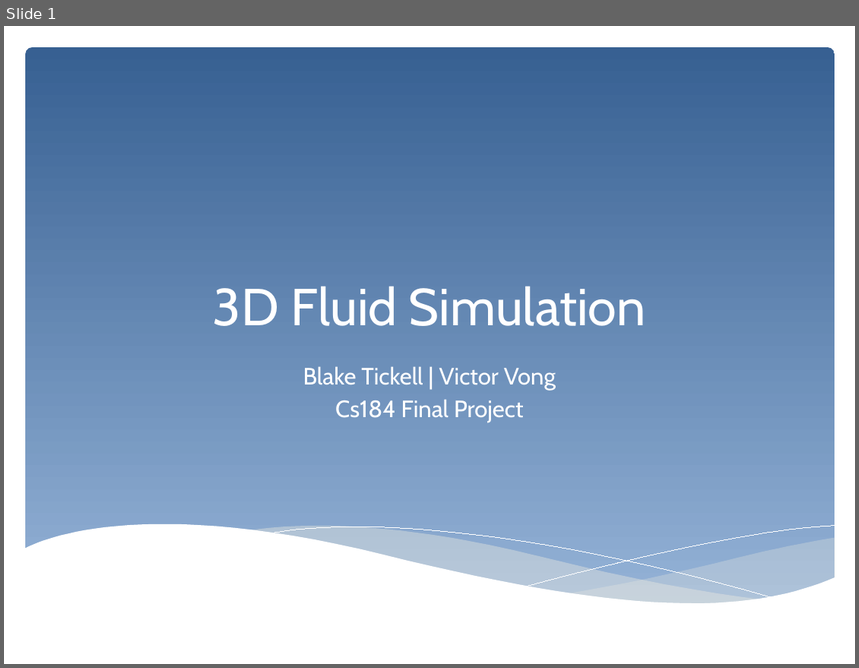
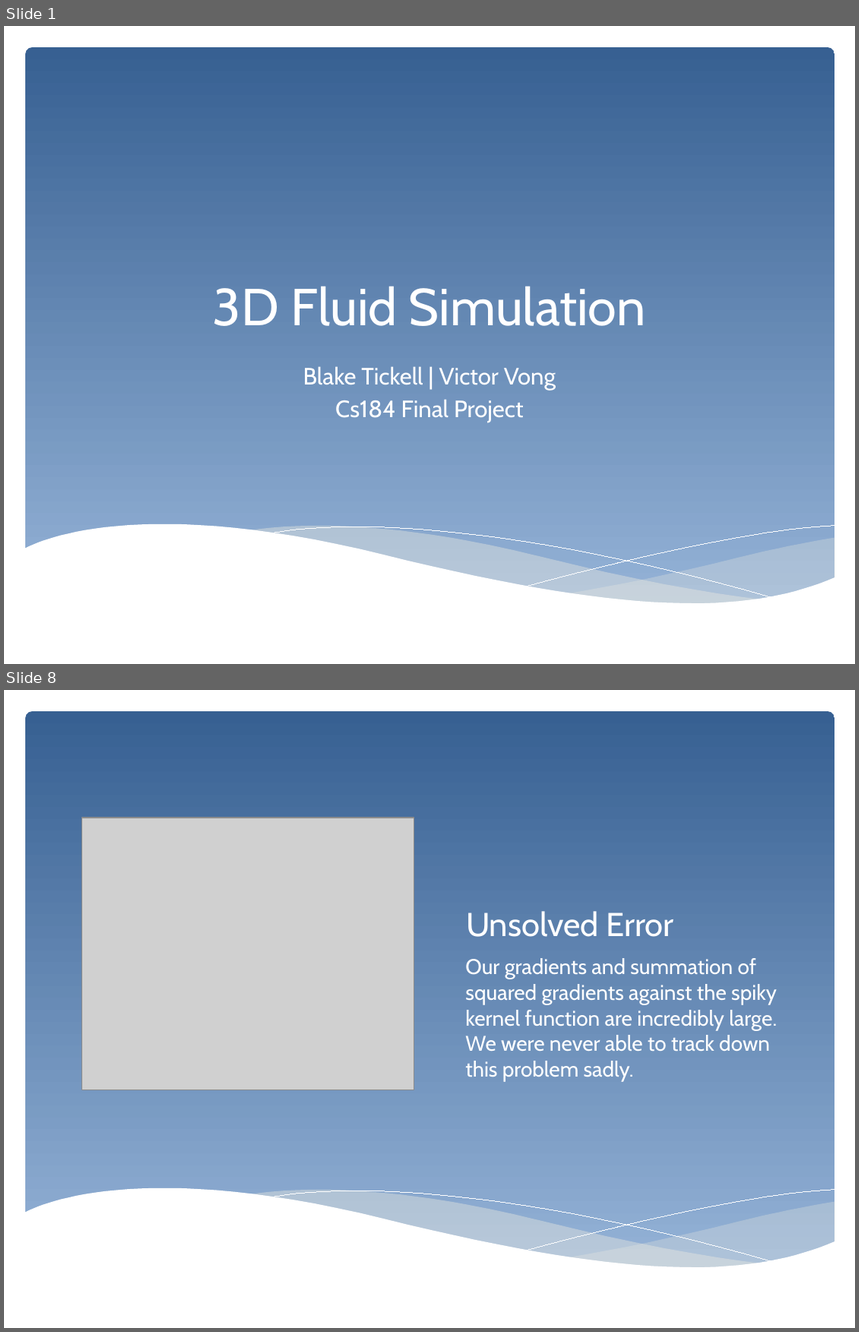
Before and after one commit to victorthevong/cs184, a slide deck: deliverables/cs184_final_slides.pptx. Shown one above the other, each under a label of ours: slide 1 before the commit, slides 1 and 8 after it; the slides between them are not shown. The pictures are 859x668 and 859x1332 pixels, drawn with LibreOffice and Linux fonts; fonts in the diff are those of the drawing; grey boxes stand for pictures. Boxes give left, top, right and bottom in pixels: in the first picture for what was removed or moved away, otherwise in the second. Text is boxed around its words. In the diff, an @@ line names an element or a change of style, - is before the commit and + after.

```diff
--- a/deliverables/cs184_final_slides.pptx
+++ b/deliverables/cs184_final_slides.pptx
@@ slide 8 added at (4,690,855,1328), background #FFFFFF; not listed: 6 template elements that a slide beside it also shows @@
@@ picture added at (82,818,414,1090) @@
@@ title added at (466,911,674,937), 28 pt, text #FFFFFF @@
+Unsolved Error
@@ text added at (465,958,777,1081), 18 pt, text #FFFFFF @@
+Our gradients and summation of squared gradients against the spiky kernel function are incredibly large. We were never able to track down this problem sadly.
```
Also in this commit, not shown: 1 slide changed, 7 other slides added, 5 slides removed.
